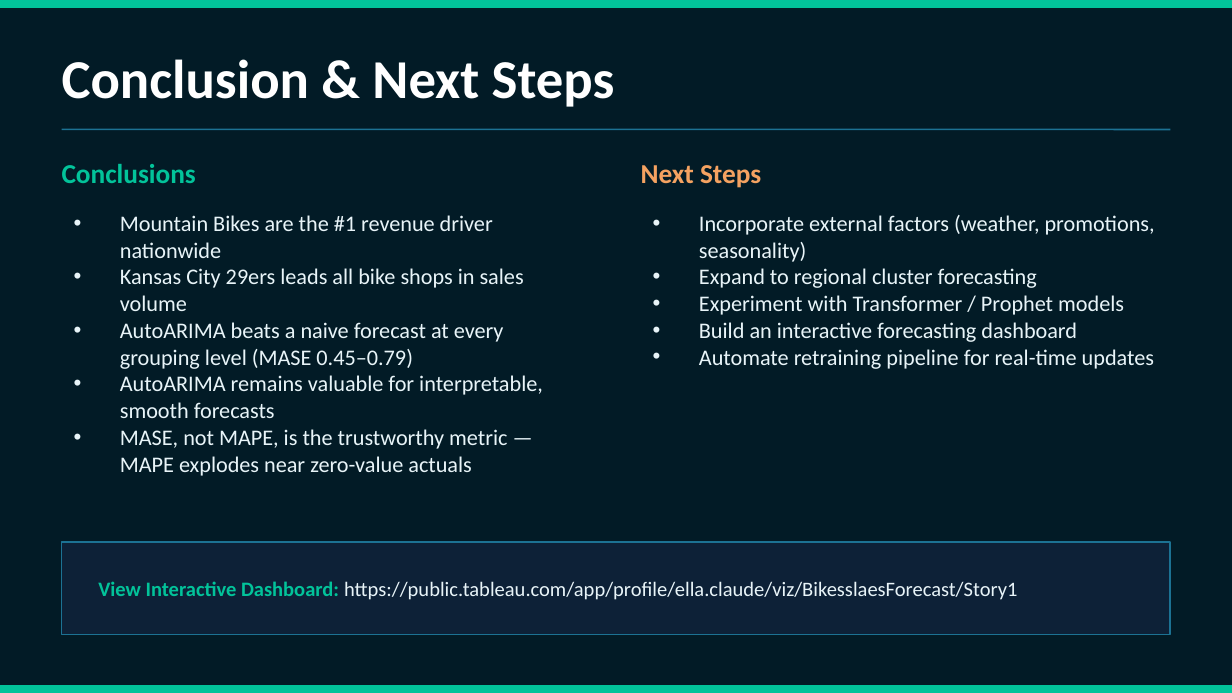
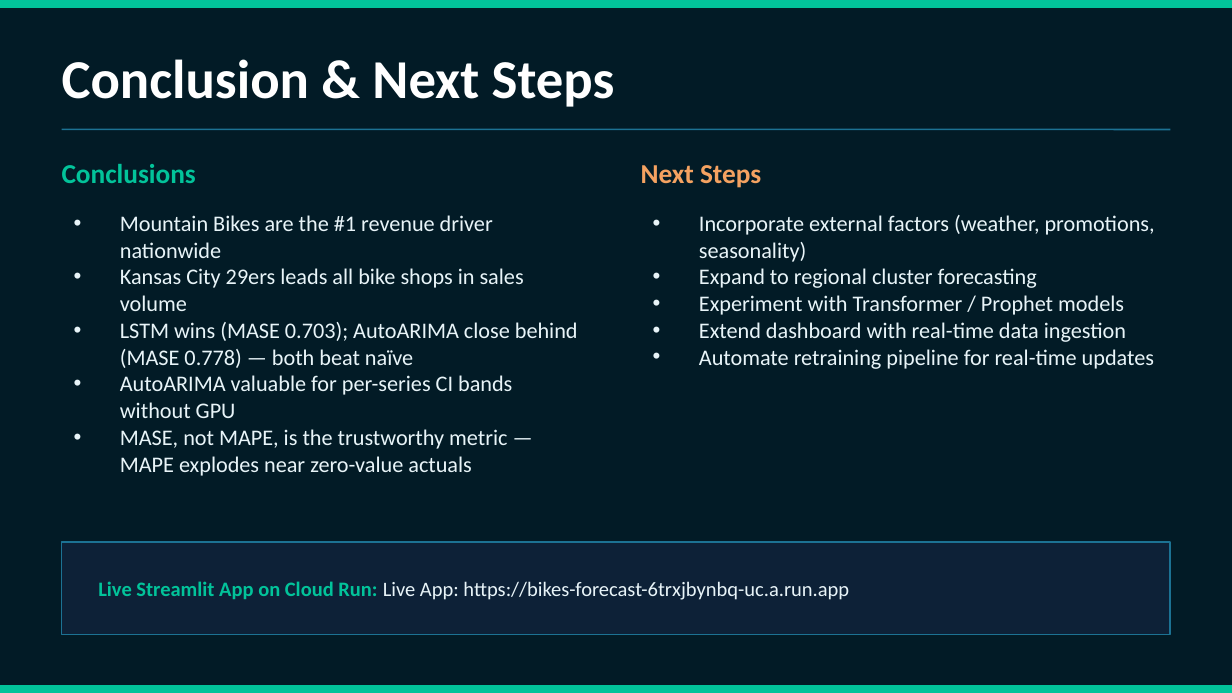
Before and after one commit to EllaN12/Bikes_forecast, a slide deck: slide 9 of Bikes_Sales_Forecast_Presentation.pptx. Drawn at 1232x693 pixels with LibreOffice and Linux fonts; fonts in the diff are those of the drawing. Boxes give left, top, right and bottom in pixels: in the first picture for what was removed or moved away, otherwise in the second. Text is boxed around its words. In the diff, an @@ line names an element or a change of style, - is before the commit and + after.

```diff
--- a/Bikes_Sales_Forecast_Presentation.pptx
+++ b/Bikes_Sales_Forecast_Presentation.pptx
@@ text at [120, 322, 578, 418]: text changed @@
-• AutoARIMA beats a naive forecast at every grouping level (MASE 0.45–0.79)
-• AutoARIMA remains valuable for interpretable, smooth forecasts
+• LSTM wins (MASE 0.703); AutoARIMA close behind (MASE 0.778) — both beat naïve
+• AutoARIMA valuable for per-series CI bands without GPU
@@ text at [699, 322, 1126, 342]: text changed @@
-• Build an interactive forecasting dashboard
+• Extend dashboard with real-time data ingestion
@@ text at [98, 581, 849, 600]: text changed @@
-View Interactive Dashboard: https://public.tableau.com/app/profile/ella.claude/viz/BikesslaesForecast/Story1
+Live Streamlit App on Cloud Run: Live App: https://bikes-forecast-6trxjbynbq-uc.a.run.app
```
Also in this commit, not shown: 7 other slides changed.
